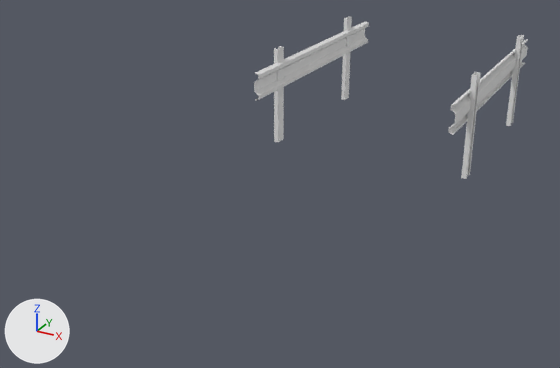
The Blender file Assets/RoadRailingsblend.blend as it was, and as the next commit left it.
One viewpoint serves both versions: a 50 mm camera at (5.49, -15.31, 5.45) aimed at (-0.92, -3.66, -0.37). Every picture has the same lights, and +X, +Y and +Z are marked at lower left.
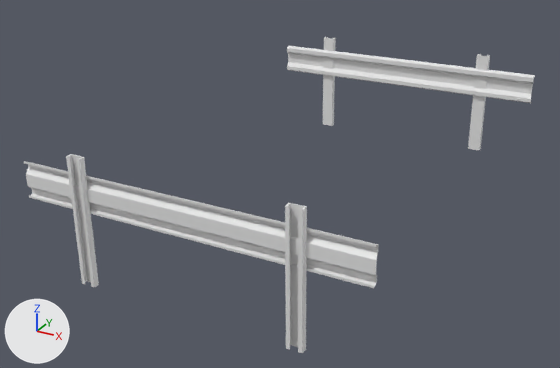
Location of each change, (x1, y1, x2, y2) in pixels of the pictures (560 x 368 px; the box of a moved part takes in the faces that stretch with it):
'Plane', reshaped, moved, turned: before (254, 17, 528, 179); after (24, 37, 535, 353)
part 1 of me_plane, moved or reshaped: before (449, 39, 528, 135); after (24, 161, 379, 288)
part 2 of me_plane, moved or reshaped: before (506, 35, 524, 126); after (285, 203, 307, 353)
part 3 of me_plane, moved or reshaped: before (461, 72, 481, 179); after (66, 154, 94, 287)
part 4 of me_plane, moved or reshaped: before (506, 35, 523, 126); after (285, 203, 307, 353)
part 5 of me_plane, moved or reshaped: before (462, 72, 480, 179); after (68, 155, 99, 287)

What the commit changed:
me_plane has 1304 vertices, 804 faces and spans x -1.0..1.0, y -5.0..12.9, z -0.1..4.1.
me_plane is used by ob_plane; location (-2.0, 0.0, 1.1); rotation (1.571, 3.142, 1.571), in degrees (90, 180, 90); scale (2.72, 0.112, 1.0).
me_plane part 1: the loose piece of 44 vertices spanning x -1.0..1.0, y -2.5..2.5, z 3.9..4.0 is moved by (0.0, 0.0, 4.0).
me_plane part 2: the loose piece of 24 vertices spanning x -0.7..-0.6, y -5.0..12.9, z 4.0..4.1 is moved by (0.0, 0.0, 4.0).
me_plane part 3: the loose piece of 24 vertices spanning x 0.6..0.7, y -5.0..12.9, z 4.0..4.1 is moved by (0.0, 0.0, 4.0).
me_plane part 4: the loose piece of 24 vertices spanning x -0.7..-0.6, y -5.0..12.8, z 4.0..4.1 is moved by (0.0, 0.0, 4.0).
me_plane part 5: the loose piece of 24 vertices spanning x 0.6..0.7, y -5.0..12.8, z 4.0..4.1 is moved by (0.0, 0.0, 4.0).
Object 'Plane' (ob_plane) moves from (-2.0, 0.0, 1.1) to (0.0, 0.0, 1.0).
Object 'Plane' (ob_plane) turns from (90, 180, 90) to (90, 180, 0) degrees about x, y and z.
